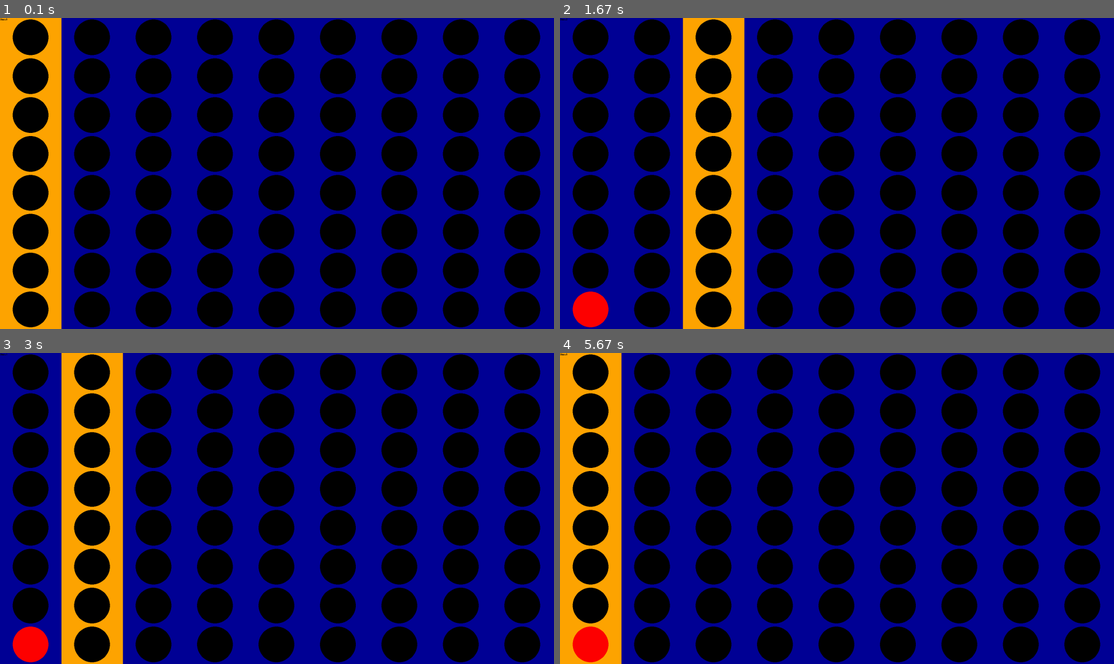
Above: before the commit, frames 1-4 (two rows, left to right).
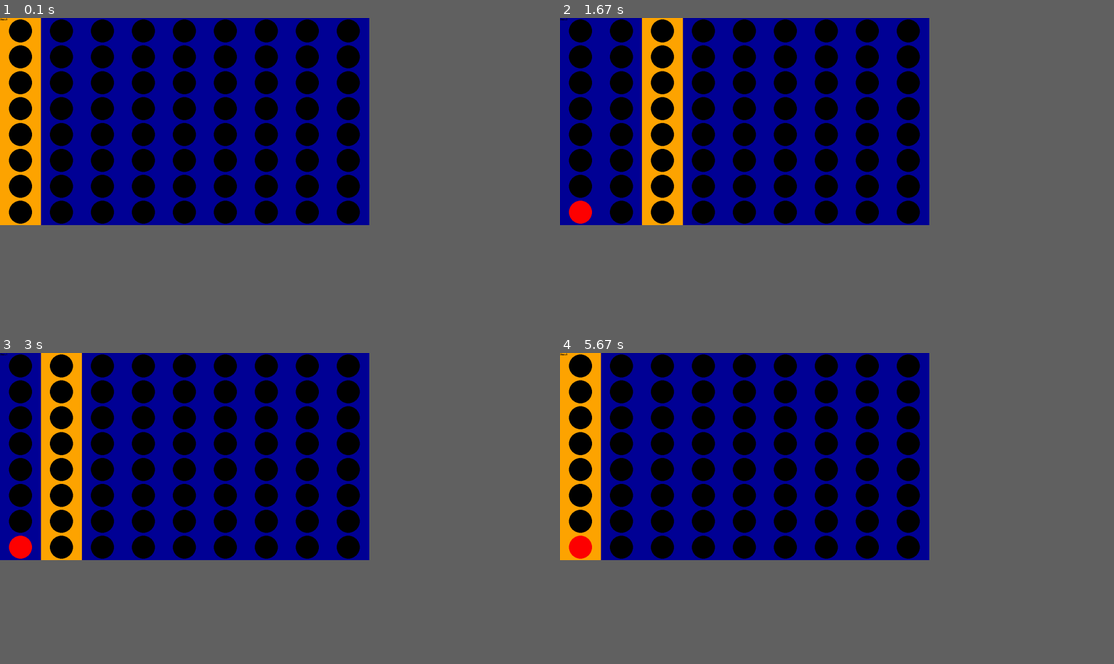
Above: after the commit, the same moments.

Repository: Iain4/connect_5
Game: pygame game, started from connect_x.py
The game is run twice, just before and just after one commit, with the same random seed, the same clock (stepped at 60 frames per second) and the same inputs.
Inputs:
- Up to frame 1 (0.1 s): no input
- Up to frame 2 (1.67 s): tap Enter at 0.33 s; hold Right 0.67-1.13 s; hold Right 1.17-1.63 s
- Up to frame 3 (3 s): hold Left 1.67-2.2 s; hold Left 2.23-2.63 s; hold Right from 2.67 s (still down)
- Up to frame 4 (5.67 s): release Right at 3.3 s; hold Left 3.33-3.8 s; hold Right 3.83-4.3 s; hold Right 4.33-4.8 s; hold Left 4.83-5.37 s; hold Left from 5.4 s (still down)
In our replay, the window is 900x506 before the commit and 600x337 after it. These sizes can differ from the game's own. Grey fills any space a smaller window leaves; there, only what the larger window draws over its background counts as a difference.

The runs differ from the first frame. In frame 1, 49% of the frame differs, in the area x 0-98%, y 0-100%; in frame 2, 52%, in the area x 1-98%, y 0-100%; in frame 3, 51%; in frame 4, 49%.

Commit message:
wee changes

Diff:
--- a/Gameplay_Happenater.py
+++ b/Gameplay_Happenater.py
@@ -54,7 +54,7 @@
                     self.curr_slot = int((self.curr_slot - 1) % self.slots)
                 elif event.key == pg.K_RIGHT:
                     self.curr_slot = int((self.curr_slot + 1) % self.slots)
-                elif event.key == pg.K_RETURN:
+                elif event.key in (pg.K_RETURN, pg.K_SPACE):
                     return self.curr_slot
         return None
 
--- a/connect_x.py
+++ b/connect_x.py
@@ -7,7 +7,7 @@
 
 
 def main():
-    fe = Gameplay_Happenater(CONNECT_NUM, res=(1920,1080))
+    fe = Gameplay_Happenater(CONNECT_NUM)
     be = Base_Connectanator(CONNECT_NUM)
 
     fe.set_running(True)
